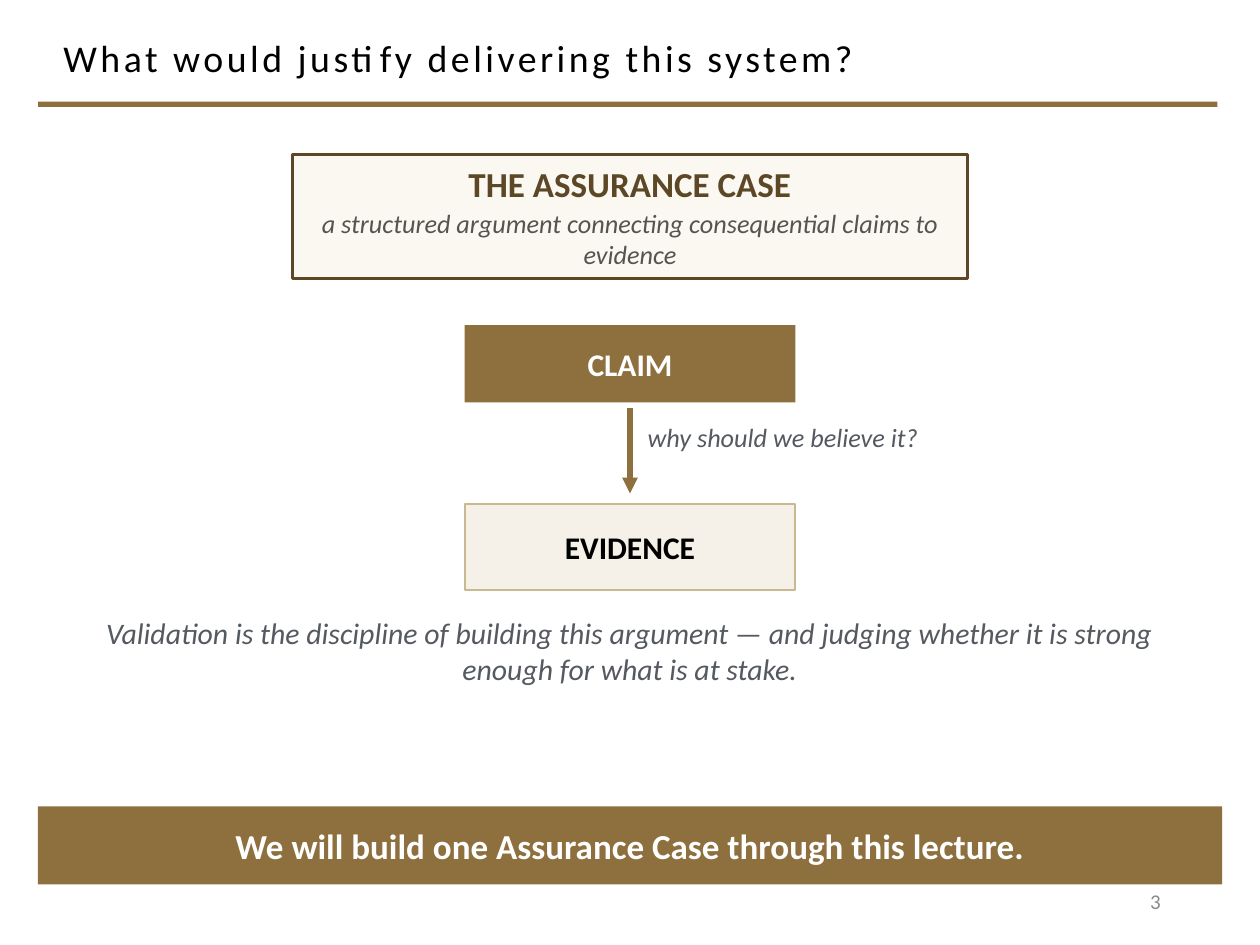
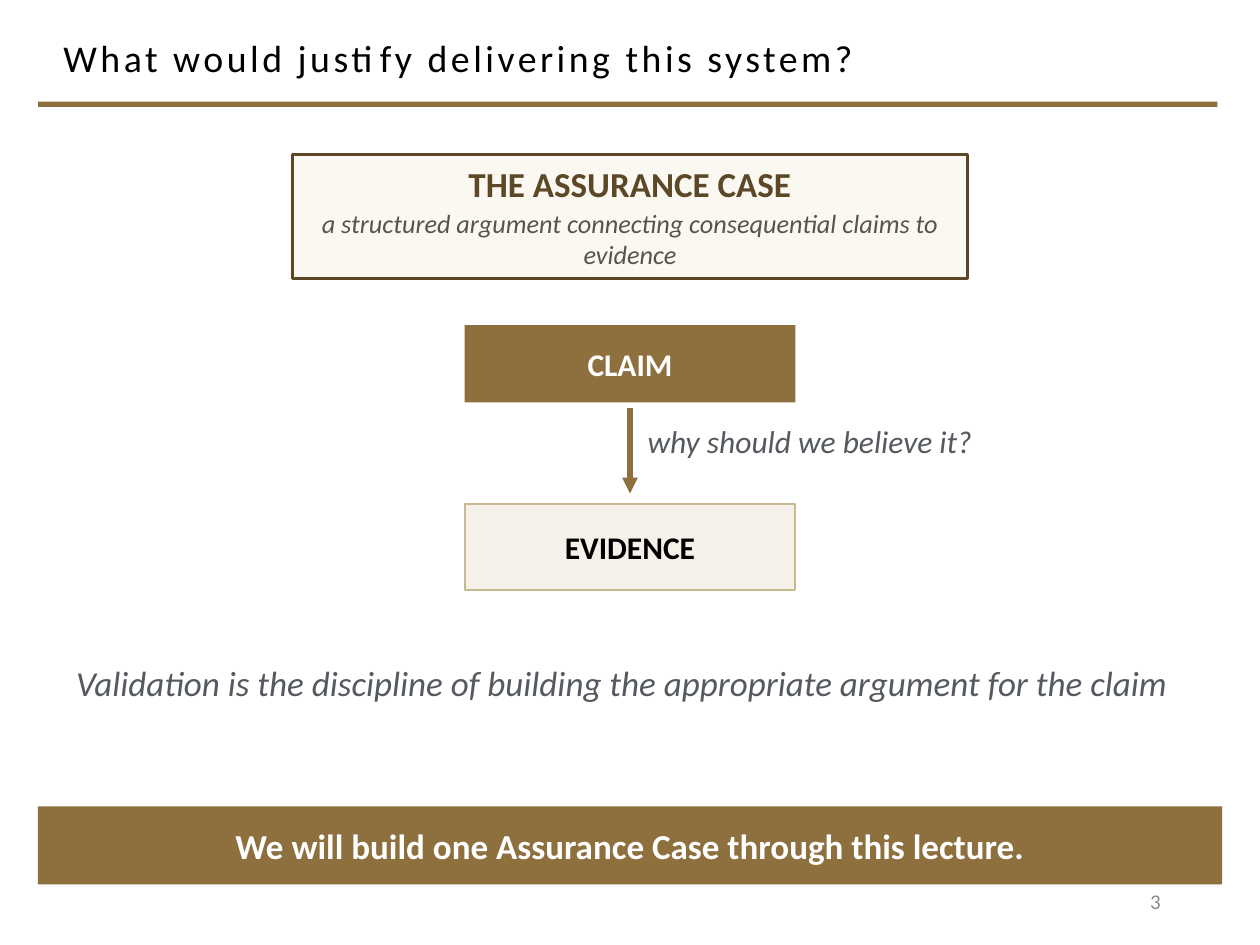
Before and after one commit to davisjam/model-based-agentic-software-engineering, a slide deck: slide 3 of course/lectures/act-1-foundations/08-validation/1-8-Validation.pptx. Drawn at 1260x945 pixels with LibreOffice and Linux fonts; fonts in the diff are those of the drawing; background and template pictures are left out. Boxes give left, top, right and bottom in pixels: in the first picture for what was removed or moved away, otherwise in the second. Text is boxed around its words. In the diff, an @@ line names an element or a change of style, - is before the commit and + after.

```diff
--- a/course/lectures/act-1-foundations/08-validation/1-8-Validation.pptx
+++ b/course/lectures/act-1-foundations/08-validation/1-8-Validation.pptx
@@ text "why should we believe it?" at <box>648,431,971,458</box>: size 15 to 18 pt @@
@@ text "Validation is the discipline of ..." at <box>76,671,1166,702</box>: vertical alignment top to middle @@
@@ text at <box>76,671,1166,702</box>: text changed; size 17 to 20 pt @@
-Validation is the discipline of building this argument — and judging whether it is strong enough for what is at stake.
+Validation is the discipline of building the appropriate argument for the claim
```
Also in this commit, not shown: 12 other slides changed.
